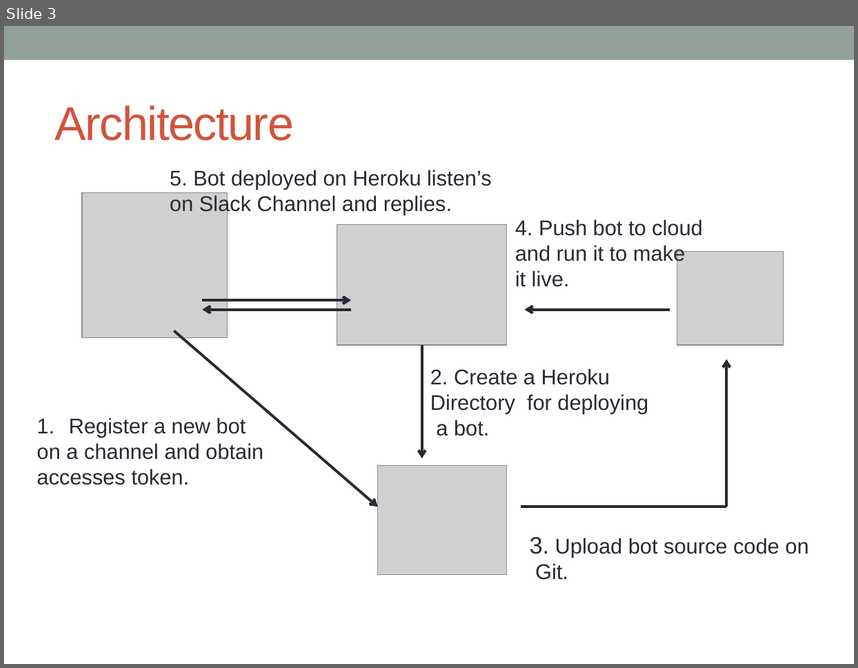
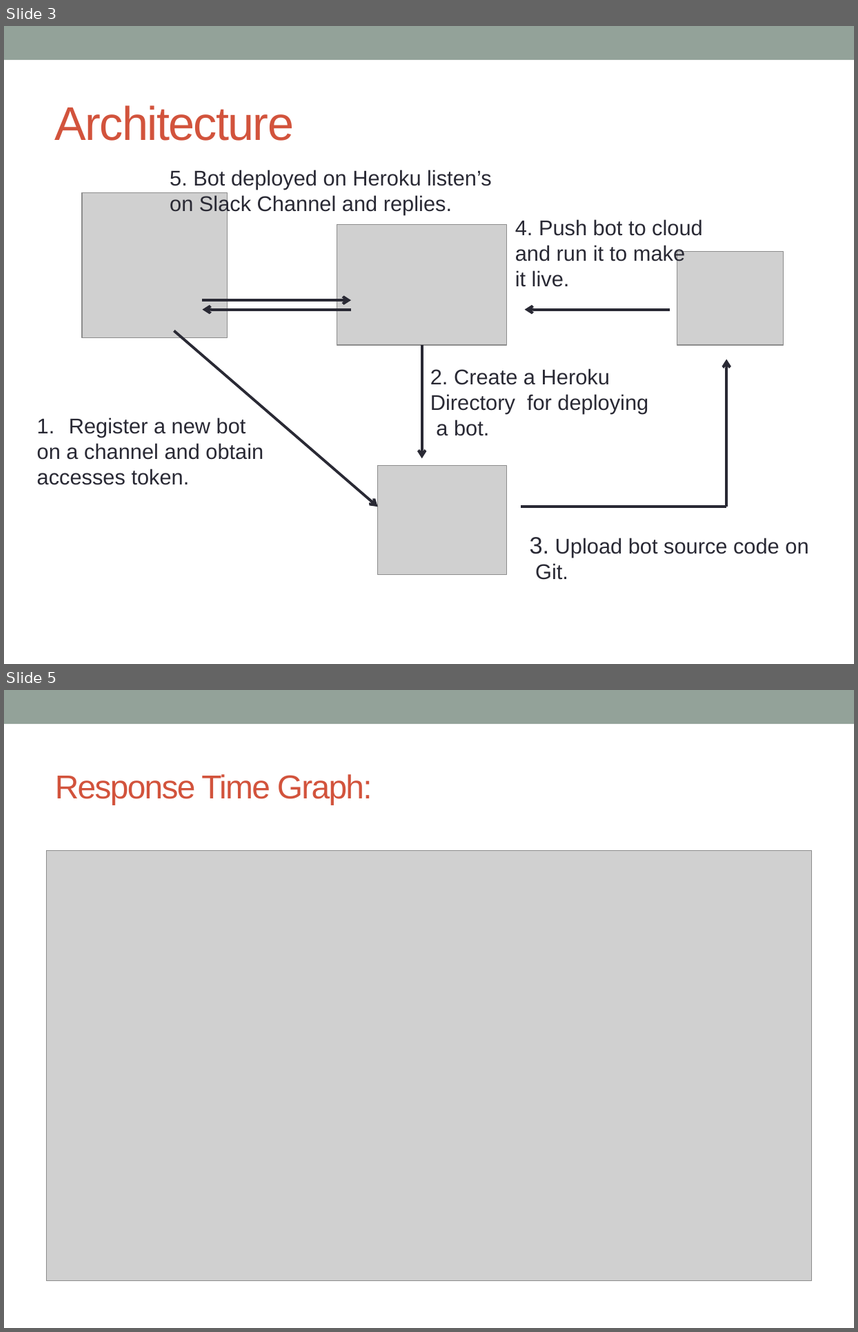
Before and after one commit to SJSU272Lab/Botman, a slide deck: Documents/Presentation.pptx. Shown one above the other, each under a label of ours: slide 3 before the commit, slides 3 and 5 after it; the slides between them are not shown. The pictures are 858x668 and 858x1332 pixels, drawn with LibreOffice and Linux fonts; fonts in the diff are those of the drawing; grey boxes stand for pictures. Boxes give left, top, right and bottom in pixels: in the first picture for what was removed or moved away, otherwise in the second. Text is boxed around its words. In the diff, an @@ line names an element or a change of style, - is before the commit and + after.

```diff
--- a/Documents/Presentation.pptx
+++ b/Documents/Presentation.pptx
@@ slide 5 added at [4, 690, 854, 1328], background #FFFFFF; not listed: 1 template element that a slide beside it also shows @@
@@ title added at [55, 774, 372, 805], 28 pt, text #D2533C @@
+Response Time Graph:
@@ picture added at [47, 851, 811, 1281] @@
```
Also in this commit, not shown: 3 slides changed, 1 other slide added.
